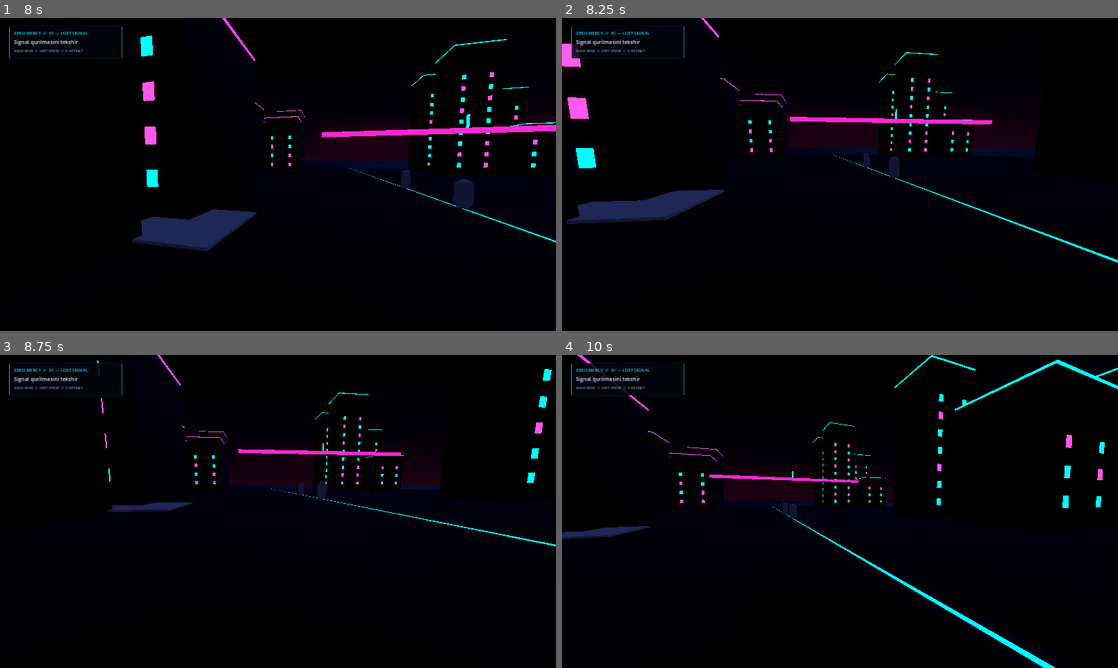
Above: before the commit, frames 1-4 (two rows, left to right).
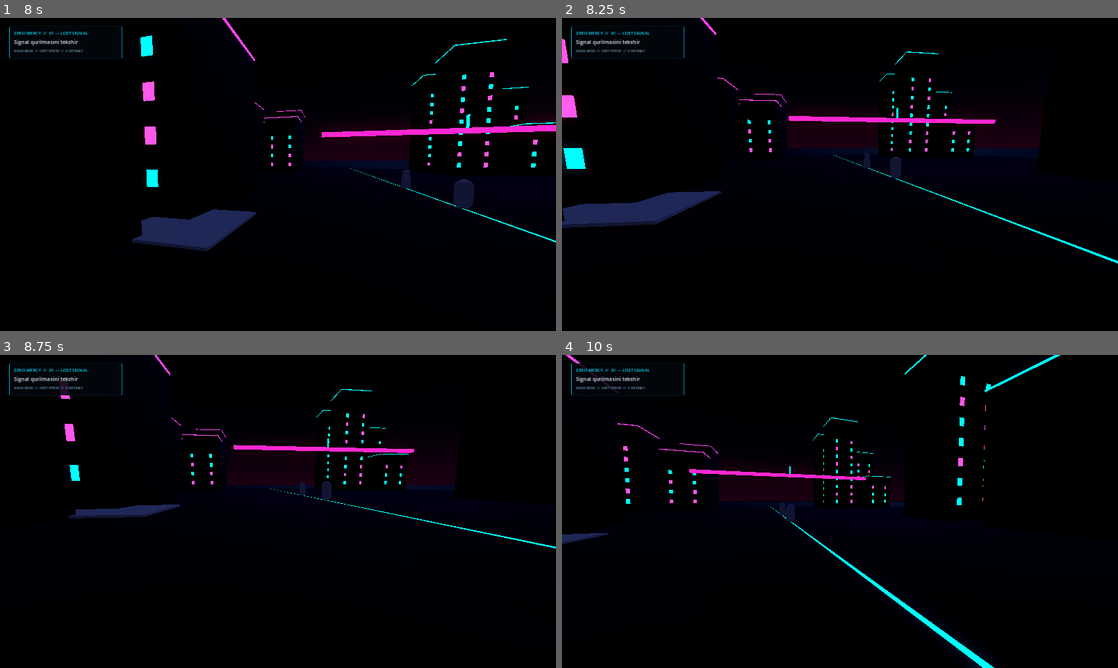
Above: after the commit, the same moments.

Repository: muharramoyxolmatova250-gif/ZERO-MERCY
Game: Godot game, scene res://scenes/main.tscn
The game is run twice, just before and just after one commit, with the same random seed, the same clock (stepped at 60 frames per second) and the same inputs.
Inputs (mouse positions are in pixels of both pictures, inside the frame that each line leads up to):
- Up to frame 1 (8 s): tap Enter at 0.5 s; move the mouse to (305, 174) at 0.52 s; hold Shift (sprint) 0.53-1.28 s; hold W (move_forward) 0.53-5.78 s; click (305, 174) at 0.67 s; tap Space (jump) at 0.77, 1.52, 3.02, 3.77, 4.52, 6.02, 6.77, 7.52 s; move the mouse to (250, 174) at 1.27 s; tap E (interact) at 1.35, 4.35, 7.35 s; click (250, 174) at 1.42 s; tap Shift (sprint) every 1.5 s from 1.55 to 7.55 s; move the mouse to (289, 168) at 2.02 s; hold Shift (sprint) 2.03-2.78 s; click (289, 168) at 2.17 s; move the mouse to (272, 180) at 2.77 s; tap R at 2.85, 5.85 s; click (272, 180) at 2.92 s; move the mouse to (316, 177) at 3.52 s; hold Shift (sprint) 3.53-4.28 s; click (316, 177) at 3.67 s; move the mouse to (233, 171) at 4.27 s; click (233, 171) at 4.42 s; move the mouse to (283, 174) at 5.02 s; hold Shift (sprint) 5.03-5.78 s; click (283, 174) at 5.17 s; move the mouse to (255, 168) at 5.77 s; hold D (move_right) 5.78-6.53 s; click (255, 168) at 5.92 s; move the mouse to (305, 174) at 6.52 s; hold Shift (sprint) 6.53-7.28 s; hold W (move_forward) from 6.53 s (still down); click (305, 174) at 6.67 s; move the mouse to (250, 174) at 7.27 s; click (250, 174) at 7.42 s
- Up to frame 2 (8.25 s): keep holding W (move_forward); move the mouse to (851, 168) at 8.02 s; hold Shift (sprint) from 8.03 s (still down); click (851, 168) at 8.17 s
- Up to frame 3 (8.75 s): keep holding W (move_forward); keep holding Shift (sprint)
- Up to frame 4 (10 s): move the mouse to (834, 517) at 8.77 s; release W (move_forward) at 8.78 s; release Shift (sprint) at 8.78 s; hold A (move_left) 8.78-9.53 s; tap R at 8.85 s; click (834, 517) at 8.92 s; tap Space (jump) at 9.02, 9.77 s; tap Shift (sprint) at 9.05 s; move the mouse to (878, 514) at 9.52 s; hold W (move_forward) from 9.53 s (still down); hold Shift (sprint) from 9.53 s (still down); click (878, 514) at 9.67 s

Frame 1 is identical in both runs. In frame 2, 2.0% of the frame differs, in the area x 0-100%, y 0-79%; in frame 3, 2.8%; in frame 4, 4.0%, in the area x 0-100%, y 0-100%.

Commit message:
Build core player vitals stamina and combat signals

Diff:
--- a/scripts/player.gd
+++ b/scripts/player.gd
@@ -1,9 +1,24 @@
 extends CharacterBody3D
+## Core third-person controller for ZERO MERCY.
+## Input actions are configured in project.godot; gameplay systems can listen to the signals below.
 
+signal health_changed(current: float, maximum: float)
+signal stamina_changed(current: float, maximum: float)
+signal ammo_changed(magazine: int, reserve: int)
+signal player_died
+
+@export_group("Movement")
 @export var walk_speed := 5.5
 @export var sprint_speed := 9.0
 @export var jump_velocity := 5.0
 @export var mouse_sensitivity := 0.0025
+@export var stamina_max := 100.0
+@export var stamina_drain_per_second := 24.0
+@export var stamina_regen_per_second := 18.0
+@export var stamina_regen_delay := 0.8
+
+@export_group("Combat")
+@export var max_health := 100.0
 @export var weapon_damage := 34.0
 @export var weapon_range := 100.0
 @export var magazine_size := 12
@@ -12,17 +27,31 @@
 
 @onready var camera_pivot: Node3D = $CameraPivot
 @onready var camera: Camera3D = $CameraPivot/Camera3D
+
 var gravity: float = ProjectSettings.get_setting("physics/3d/default_gravity")
 var camera_pitch := 0.0
+var health: float
+var stamina: float
 var ammo_in_magazine: int
 var shot_cooldown := 0.0
+var stamina_regen_timer := 0.0
+var is_dead := false
+
 
 func _ready() -> void:
 	add_to_group("player")
+	health = max_health
+	stamina = stamina_max
 	ammo_in_magazine = magazine_size
 	Input.mouse_mode = Input.MOUSE_MODE_CAPTURED
+	health_changed.emit(health, max_health)
+	stamina_changed.emit(stamina, stamina_max)
+	ammo_changed.emit(ammo_in_magazine, reserve_ammo)
+
 
 func _unhandled_input(event: InputEvent) -> void:
+	if is_dead:
+		return
 	if event is InputEventMouseMotion and Input.mouse_mode == Input.MOUSE_MODE_CAPTURED:
 		rotate_y(-event.relative.x * mouse_sensitivity)
 		camera_pitch = clampf(camera_pitch - event.relative.y * mouse_sensitivity, -1.0, 0.65)
@@ -37,7 +66,11 @@
 	if event is InputEventKey and event.pressed and not event.echo and event.keycode == KEY_R:
 		_reload_weapon()
 
+
 func _physics_process(delta: float) -> void:
+	if is_dead:
+		velocity = Vector3.ZERO
+		return
 	shot_cooldown = maxf(shot_cooldown - delta, 0.0)
 	if not is_on_floor():
 		velocity.y -= gravity * delta
@@ -45,25 +78,53 @@
 		velocity.y = jump_velocity
 
 	var input_vector := Input.get_vector("move_left", "move_right", "move_forward", "move_back")
-	var direction := (transform.basis * Vector3(input_vector.x, 0, input_vector.y)).normalized()
-	var speed := sprint_speed if Input.is_action_pressed("sprint") else walk_speed
-	if direction:
+	var moving := input_vector.length_squared() > 0.01
+	var sprinting := moving and Input.is_action_pressed("sprint") and stamina > 0.0
+	if sprinting:
+		stamina = maxf(stamina - stamina_drain_per_second * delta, 0.0)
+		stamina_regen_timer = stamina_regen_delay
+	else:
+		stamina_regen_timer = maxf(stamina_regen_timer - delta, 0.0)
+		if stamina_regen_timer <= 0.0:
+			stamina = minf(stamina + stamina_regen_per_second * delta, stamina_max)
+	var speed := sprint_speed if sprinting else walk_speed
+	var direction := (transform.basis * Vector3(input_vector.x, 0.0, input_vector.y)).normalized()
+	if direction.length_squared() > 0.0:
 		velocity.x = direction.x * speed
 		velocity.z = direction.z * speed
 	else:
 		velocity.x = move_toward(velocity.x, 0.0, walk_speed * 7.0 * delta)
 		velocity.z = move_toward(velocity.z, 0.0, walk_speed * 7.0 * delta)
 	move_and_slide()
+	stamina_changed.emit(stamina, stamina_max)
+
+
+func take_damage(amount: float, _source: Node = null) -> void:
+	if is_dead or amount <= 0.0:
+		return
+	health = maxf(health - amount, 0.0)
+	health_changed.emit(health, max_health)
+	if health <= 0.0:
+		is_dead = true
+		Input.mouse_mode = Input.MOUSE_MODE_VISIBLE
+		player_died.emit()
+
+
+func heal(amount: float) -> void:
+	if is_dead or amount <= 0.0:
+		return
+	health = minf(health + amount, max_health)
+	health_changed.emit(health, max_health)
+
 
 func _fire_weapon() -> void:
-	if shot_cooldown > 0.0:
+	if is_dead or shot_cooldown > 0.0:
 		return
 	if ammo_in_magazine <= 0:
-		print("MAGAZINE EMPTY — press R to reload.")
 		return
 	shot_cooldown = shot_interval
 	ammo_in_magazine -= 1
-
+	ammo_changed.emit(ammo_in_magazine, reserve_ammo)
 	var origin := camera.global_position
 	var end := origin + (-camera.global_transform.basis.z * weapon_range)
 	var query := PhysicsRayQueryParameters3D.create(origin, end)
@@ -72,19 +133,15 @@
 	var hit := get_world_3d().direct_space_state.intersect_ray(query)
 	if not hit.is_empty():
 		var collider: Object = hit.get("collider")
-		if collider is Node and collider.is_in_group("damageable"):
+		if collider is Node and collider.is_in_group("damageable") and collider.has_method("take_damage"):
 			collider.call("take_damage", weapon_damage, self)
-			print("HIT — ammo: ", ammo_in_magazine, "/", reserve_ammo)
-		else:
-			print("SHOT — ammo: ", ammo_in_magazine, "/", reserve_ammo)
-	else:
-		print("SHOT — ammo: ", ammo_in_magazine, "/", reserve_ammo)
+
 
 func _reload_weapon() -> void:
-	if ammo_in_magazine >= magazine_size or reserve_ammo <= 0:
+	if is_dead or ammo_in_magazine >= magazine_size or reserve_ammo <= 0:
 		return
 	var needed := magazine_size - ammo_in_magazine
 	var loaded := mini(needed, reserve_ammo)
 	ammo_in_magazine += loaded
 	reserve_ammo -= loaded
-	print("RELOADED — ammo: ", ammo_in_magazine, "/", reserve_ammo)
+	ammo_changed.emit(ammo_in_magazine, reserve_ammo)
